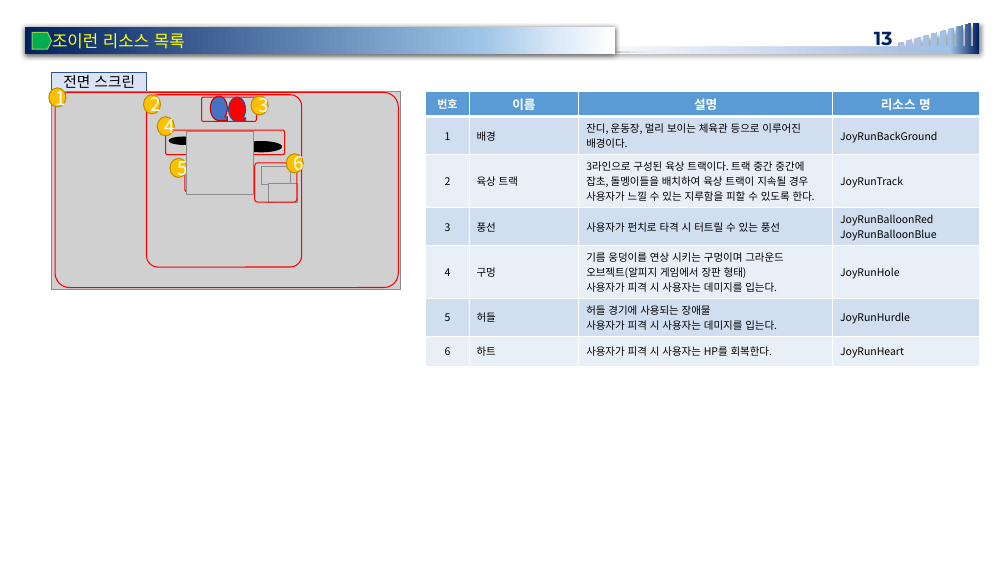
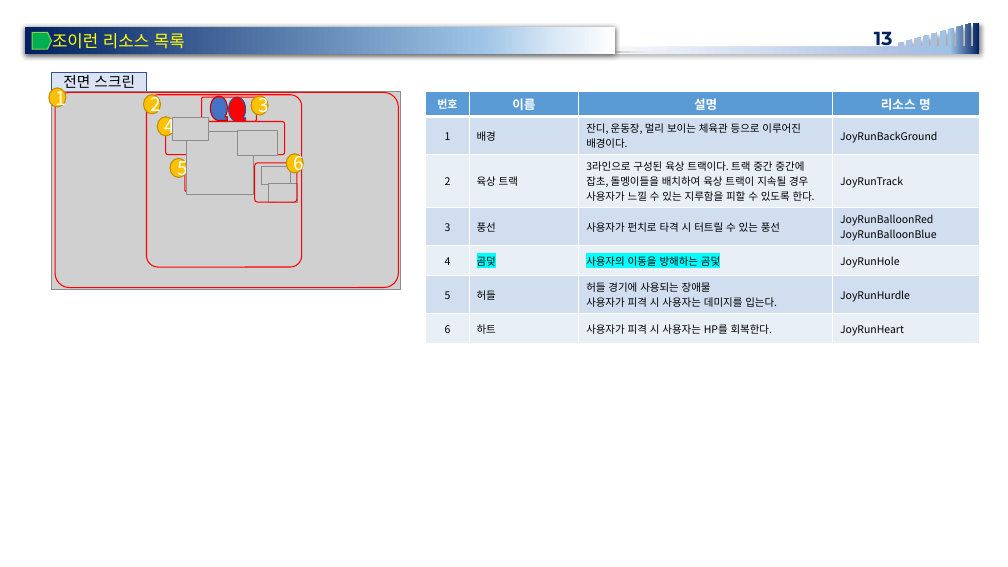
Before and after one commit to rheeeuro/joyrun, a slide deck: slide 13 of docs/[JoyFitness] 전시회용 미니 게임_JoyRun.pptx. Drawn at 1008x567 pixels with LibreOffice and Linux fonts; fonts in the diff are those of the drawing; grey boxes stand for pictures; background and template pictures are left out. Boxes give left, top, right and bottom in pixels: in the first picture for what was removed or moved away, otherwise in the second. Text is boxed around its words. In the diff, an @@ line names an element or a change of style, - is before the commit and + after.

```diff
--- a/docs/[JoyFitness] 전시회용 미니 게임_JoyRun.pptx
+++ b/docs/[JoyFitness] 전시회용 미니 게임_JoyRun.pptx
@@ picture added at (172,118,208,141) @@
@@ table at (426,91,979,340) @@
-row 5, column 2: 구멍
+row 5, column 2: 곰덫
-row 5, column 3: 기름 웅덩이를 연상 시키는 구멍이며 그라운드 오브젝트(알피지 게임에서 장판 형태) / 사용자가 피격 시 사용자는 데미지를 입는다.
+row 5, column 3: 사용자의 이동을 방해하는 곰덫
@@ rounded rectangle: place and size @@
-rounded rectangle at (166,130,284,154)
+rounded rectangle at (166,122,284,155)
@@ ellipse removed at (169,137,199,144) @@
@@ picture added at (237,130,278,156) @@
@@ ellipse removed at (240,141,281,152) @@
```
Also in this commit, not shown: 3 other slides changed, 1 slide added.
